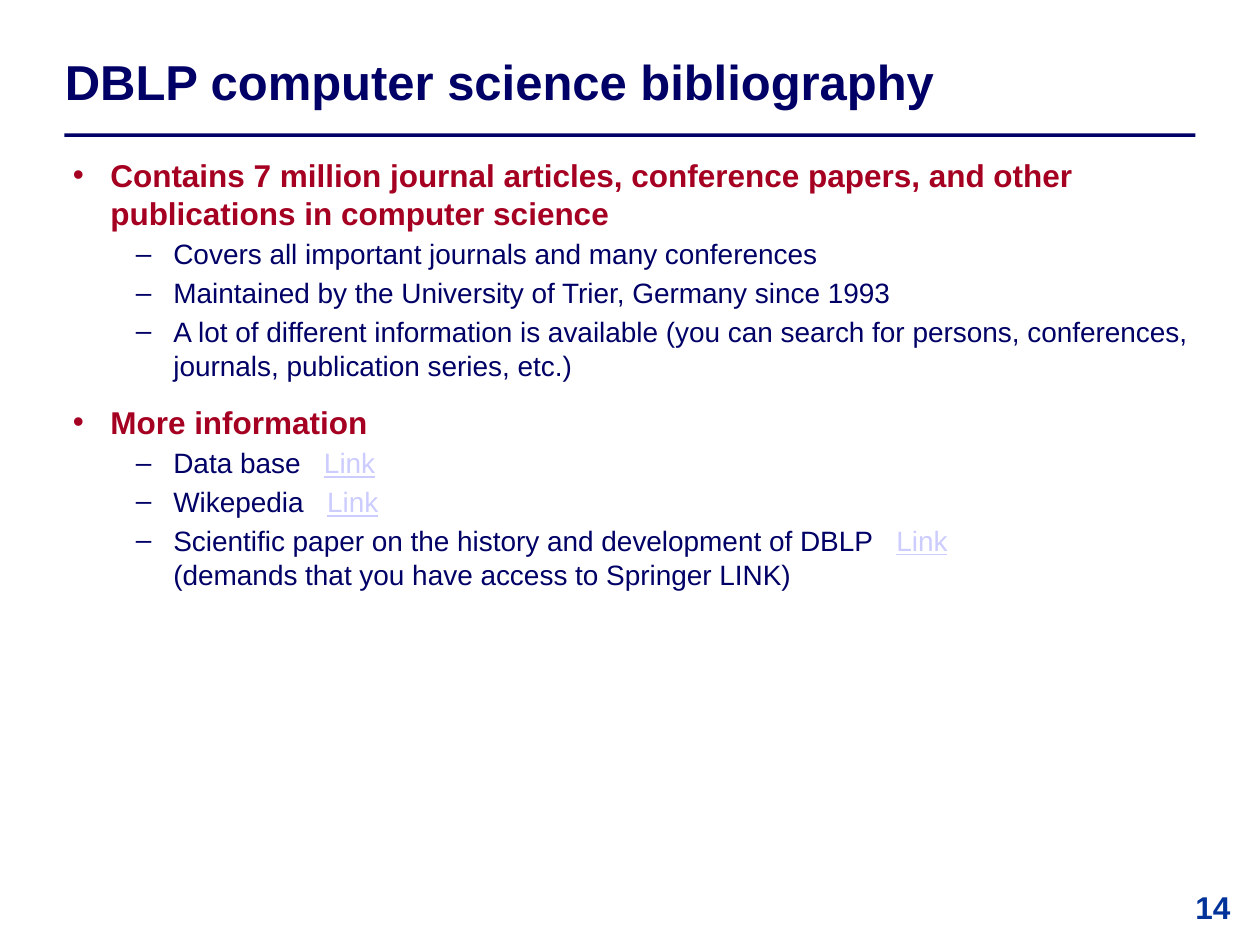
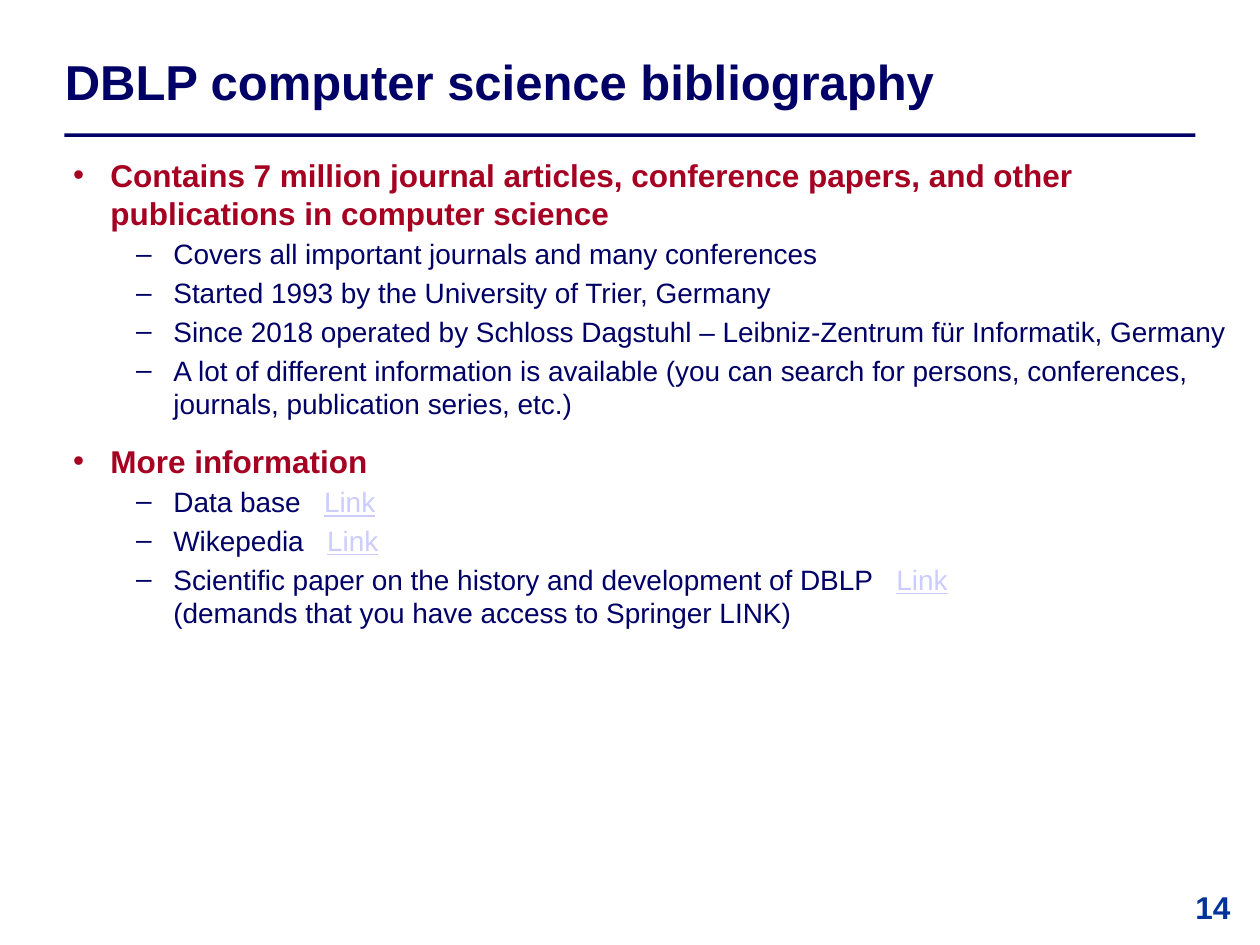
Before and after one commit to IntProgAU/Materiale, a slide deck: slide 14 of web/b25/3 Publication Traditions.pptx. Drawn at 1260x945 pixels with LibreOffice and Linux fonts; fonts in the diff are those of the drawing. Boxes give left, top, right and bottom in pixels: in the first picture for what was removed or moved away, otherwise in the second. Text is boxed around its words. In the diff, an @@ line names an element or a change of style, - is before the commit and + after.

```diff
--- a/web/b25/3 Publication Traditions.pptx
+++ b/web/b25/3 Publication Traditions.pptx
@@ text at bbox=[173, 282, 1225, 347]: text changed @@
-  – Maintained by the University of Trier, Germany since 1993
+  – Started 1993 by the University of Trier, Germany
+  – Since 2018 operated by Schloss Dagstuhl – Leibniz-Zentrum für Informatik, Germany
```
Also in this commit, not shown: 4 other slides changed.
